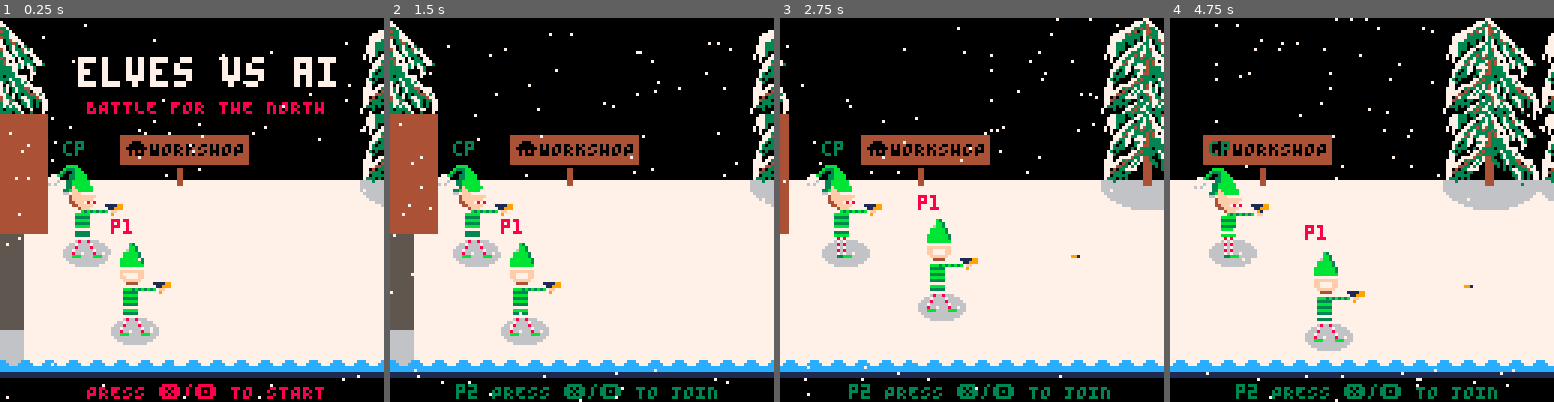
Above: before the commit, frames 1-4 (left to right).
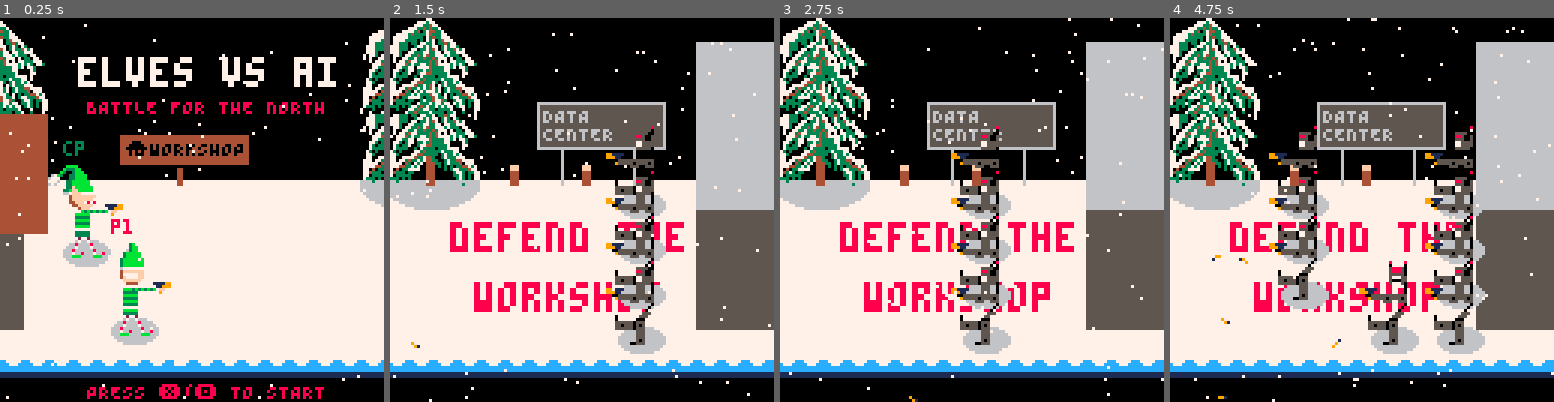
Above: after the commit, the same moments.

Repository: ryangrossGitHub/eva
Game: PICO-8 cartridge eva.p8
The game is run twice, just before and just after one commit, with the same random seed, the same clock (stepped at 60 frames per second) and the same inputs.
Inputs:
- Up to frame 1 (0.25 s): no input
- Up to frame 2 (1.5 s): tap X (X key) at 0.33, 1.07 s; tap O (Z key) at 0.7 s
- Up to frame 3 (2.75 s): hold Right 1.6-2.1 s; tap O (Z key) at 1.7, 2.1, 2.5 s; tap X (X key) at 1.85 s; hold Up 2.15-2.42 s; hold Right from 2.47 s (still down)
- Up to frame 4 (4.75 s): tap O (Z key) every 0.4 s from 2.9 to 4.5 s; tap X (X key) at 2.97, 4.08 s; release Right at 3.03 s; hold Left 3.08-3.58 s; hold Down 3.63-3.97 s; hold Right 4.02-4.68 s; hold Up from 4.73 s (still down)

The runs differ from the first frame. In frame 1, 0.8% of the frame differs, in the area x 0-40%, y 40-91%; in frame 2, 44%; in frame 3, 42%; in frame 4, 47%, in the area x 0-100%, y 0-100%.

Commit message:
Addd intro camera pan.

Diff:
--- a/eva.p8
+++ b/eva.p8
@@ -284,8 +284,8 @@
 e2e2e2e2e2c2c2c2c2c2c2c2c2c2c2c2c2c2c2c2c2c2c2c2c2c2c2c2c2c2c2c2c2c2c2c2c2c2c2c2e2e2e2e2e2e2e2e2e2e2c2c3c3c3c3c3c3c3c3c3c3c3c3c3c3c3c3c3c3c3c3c3c3c3c3c3c3c3404040404040404040404040404040404040404040404040404040404040404040404040404040c340404040404040404040
 e2e2e2e2e2c2c2c2c2c2c2c2c2c2c2c2c2c2c2c2c2c2c2c2c2c2c2c2c2c2c2c2c2c2c2c2c2c2c2c2e2e2e2e2e2e2e2e2e2e2c2c3c3c3c3c3c3c3c3c3c3c3c3c3c3c3c3c3c3c3c3c3c3c3c3c3c3c34040404040404040404040404040404040404040404040404040404040404040404040404040404040404040404040404040
 e2e2e2e2e2c2c2c2c2c2c2c2c2c2c2c2c2c2c2c2c2c2c2c2c2c2c2c2c2c2c2c2c2c2c2c2c2c2c2c2e2e2e2e2e2e2e2e2e2e2c2c3c3c3c3c3c3c3c3c3c3c3c3c3c3c3c3c3c3c3c3c3c3c3c3c3c3c34040404040404040404040404040c34040404040404040404040404040404040404040404040404040404040404040404040
-c0c0c0c0c0c2c2c2c2c2c2c2c2c2c2c2c2c2c2c2c2c2c2c2c2c2c2c2c2c2c2c2c2c2c2c2c2c2c2c2c0c0c0c0c0c0c0c0c0c0c0c3c3c3c3c3c3c3c3c3c3c3c3c3c3c3c3c3c3c3c3c3c3c3c3c3c3c34040404040404040404040404040404040404040404040404040404040404040404040404040404040404040404040404040
-c4c4c4c4c4c5c5c5c5c5c5c5c5c5c5c5c5c5c5c5c5c5c5c5c5c5c5c5c5c5c5c5c5c5c5c5c5c5c5c5c4c4c4c4c4c4c4c4c4c4c4c3c3c3c3c3c3c3c3c3c3c3c3c3c3c3c3c3c3c3c3c3c3c3c3c3c3c34040404040404040404040404040404040404040404040404040404040404040404040404040404040404040404040404040
+c2c2c2c2c2c2c2c2c2c2c2c2c2c2c2c2c2c2c2c2c2c2c2c2c2c2c2c2c2c2c2c2c2c2c2c2c2c2c2c2c2c2c2c2c2c2c2c2c2c2c2c3c3c3c3c3c3c3c3c3c3c3c3c3c3c3c3c3c3c3c3c3c3c3c3c3c3c34040404040404040404040404040404040404040404040404040404040404040404040404040404040404040404040404040
+c5c5c5c5c5c5c5c5c5c5c5c5c5c5c5c5c5c5c5c5c5c5c5c5c5c5c5c5c5c5c5c5c5c5c5c5c5c5c5c5c5c5c5c5c5c5c5c5c5c5c5c3c3c3c3c3c3c3c3c3c3c3c3c3c3c3c3c3c3c3c3c3c3c3c3c3c3c34040404040404040404040404040404040404040404040404040404040404040404040404040404040404040404040404040
 c3c3c3c3c3c3c3c3c3c3c3c3c3c3c3c3c3c3c3c3c3c3c3c3c3c3c3c3c3c3c3c3c3c3c3c3c3c3c3c300000000000000000000c3c3c3c3c3c3c3c3c3c3c3c3c3c3c3c3c3c34040404040404040404040404040404040404040404040404040404040404040404040404040404040404040404040404040404040404040fcc3c3c3
 000000000000c3c3c300000000000000c3000000000000000000000000000000000000000000000000000000000000000000000000000000000000000000000000000000000000000000000000000000000000000000000000000000000000000000000000000000000000000000000000000000000000000000000000000000
 
--- a/src/enemies.lua
+++ b/src/enemies.lua
@@ -123,8 +123,7 @@
 			end
 		end
 
-	if enemy.x > right_bound then enemy.x = right_bound - 1 end
-
+		if enemy.x < left_bound - 24 then game_over = true end
 	end
 end
 
--- a/src/main.lua
+++ b/src/main.lua
@@ -2,6 +2,10 @@
 user_data_memory_address = 0x8000
 log_file = "log.txt"
 progress_stage = 0
+intro = false
+game_over = false
+game_over_delay = 100
+game_over_delay_count = 0
 
 function _init()
 	printh("GAME INIT", log_file, true)
@@ -18,7 +22,7 @@
 	speako8()  -- must appear once unconditionally in _update.
 
  	if stage == 0 then
-  		update_start()
+		update_start()
 	else
 		-- Initial delay before spawning enemies for this stage
 		if stages[stage].enemy_spawn_initial_delay and
@@ -26,18 +30,22 @@
 
 			stages[stage].enemy_spawn_initial_delay_count += 1
 		elseif stages[stage].enemy_spawn_count > enemey_spawn_stage_count then
-			enemy_spawn_delay_count += 1
-
-			if e_spawn and enemy_spawn_delay_count >= stages[stage].enemy_spawn_delay then
+			if e_spawn and enemy_spawn_delay_count == 0 then
 				-- spawn in rows
 				spawn_enemy(stages[stage].enemy_speed, 40)
 				spawn_enemy(stages[stage].enemy_speed, 55)
 				spawn_enemy(stages[stage].enemy_speed, 70)
 				spawn_enemy(stages[stage].enemy_speed, 85)
-				enemy_spawn_delay_count = 0
+				enemy_spawn_delay_count = stages[stage].enemy_spawn_delay
 				enemey_spawn_stage_count += 1
 			end
+
+			enemy_spawn_delay_count -= 1
 		end
+	end
+
+	if intro then
+		update_intro()
 	end
 
 	if player_move then
@@ -48,7 +56,9 @@
 		if not coop and btn_pressed then coop = true end
 	end
 
-	center_camera_on_players()
+	if not intro then
+		center_camera_on_players()
+	end
 
 	if not coop then
 		update_p2()
@@ -67,6 +77,16 @@
 	if p2.weapon_delay > 0 then
 		p2.weapon_delay -= 1
 	end
+
+	if game_over then
+		if game_over_delay_count >= game_over_delay then
+			game_over_delay_count = 0
+			reset()
+		else
+			game_over_delay_count += 1
+		end
+	end
+
 end
 
 function _draw()
@@ -75,7 +95,7 @@
 	map(0,0)
 	if stage == 0 then
 		draw_start()
-	elseif not coop then
+	elseif not coop and not intro then
 		print_dialog(55 + camera_x, 131, "p2 PRESS ❎/🅾️ TO JOIN", 0, true, false, 3, 0)
 	end
 
@@ -88,12 +108,18 @@
 	end
 
 	camera(camera_x,camera_y)
+
 	if camera_shake_offset < 0 then
 		camera_shake_offset += 1
 		camera_x += 1
 	elseif camera_shake_offset > 0 then
 		camera_shake_offset -= 1
 		camera_x -= 1
+	end
+
+	if intro and camera_x > 35 then
+		print("\^w\^tdefend the", camera_x + 20, 68, 8)
+		print("\^w\^tworkshop", camera_x + 28, 88, 8)
 	end
 
 	-- draw_weapons()
@@ -118,5 +144,10 @@
 	draw_player(p1)
 	print("p1", p1.x - 3, p1.y - 7, 8)
 
+	if game_over then
+		print("\^w\^tgame over", camera_x + 24, 68, 8)
+		print("THE WORKSHOP HAS BEEN BREACHED", camera_x + 4, 88, 8)
+	end
+
 	draw_snow()
 end
--- a/src/players.lua
+++ b/src/players.lua
@@ -248,9 +248,6 @@
 
 	if btnp(❎, ctrl) then
 		btn_pressed = true
-		-- if not speaking() then
-		-- 	say("_/-1.67/_/g/-1.27/3/eh/-1.69/_/t/-1.12/dh/-1.33/ae/-1.69/_/t/-1.12/3/eh/-1.20/l/-1.20/f")
-		-- end
 		-- 	for i=1, #weapon_list do
 		-- 		p.weapon_list_index += 1
 		-- 		if p.weapon_list_index > #weapon_list then
@@ -289,7 +286,7 @@
 	if p.flip_sprite then
 		xd = -xd
 	end
-	-- add(particles, particle(p.x+4, p.y + 15, xs, 0, 9, 7, nil, p.flip_sprite))
+
 	spawn_dart(p.x+4, p.y + 16, xd, -1, false)
 end
 
--- a/src/stages.lua
+++ b/src/stages.lua
@@ -6,8 +6,10 @@
 camera_y = 0
 wall_height = 56
 map_width = 8
-
-left_bound = 5 * 8
+intro_camera_pause = 275
+intro_camera_pause_count = 0
+
+left_bound = 7 * 8
 right_bound = 38 * 8
 
 snow = {}
@@ -16,9 +18,7 @@
   {
     enemy_spawn_count = 999, -- unlimited
     enemy_speed = 0.4,
-    enemy_spawn_delay = 100,
-    enemy_spawn_initial_delay = 0,
-    enemy_spawn_initial_delay_count = 0,
+    enemy_spawn_delay = 130,
     music_track = 0,
     weapon_unlock = 1
   },
@@ -26,7 +26,7 @@
     enemy_spawn_count = 9999, -- unlimited
     enemy_speed = 0.4,
     enemy_spawn_delay = 14,
-    enemy_spawn_initial_delay = 30,
+    enemy_spawn_initial_delay = 0,
     enemy_spawn_initial_delay_count = 0,
     music_track = 24,
     weapon_unlock = 1
@@ -104,8 +104,25 @@
   if btnp(4) or btnp(5) then
     music(-1)
     printh("GAME START", log_file)
+    intro = true
     load_stage(1)
-  end
+    if not speaking() then
+      -- say("_/-1.67/_/g/-1.20/3/ih/-1.05/v/-1.04/m/-1.25/iy/y/-1.26/ao/-1.09/r/-1.69/-3/_/jh/1.46/-3/aa/-1.57/-3/_/b")
+    end
+  end
+end
+
+-- camera pan
+function update_intro()
+    if intro_camera_pause_count < intro_camera_pause then
+      camera_x = right_bound - screen_size/1.5
+    elseif camera_x > 35 then
+      camera_x -= 2
+    else
+      intro = false
+    end
+
+    intro_camera_pause_count += 1
 end
 
 function draw_start()
@@ -171,6 +188,8 @@
   stage_transfer_count = 0
   e_spawn = false
   player_move = false
+  game_over = false
+  intro = false
   progress_stage = 0
   stage = 0
   j.x = init_jenn_x
Not shown, changed: 26 lines of the sprite sheet (__gfx__) section of eva.p8
